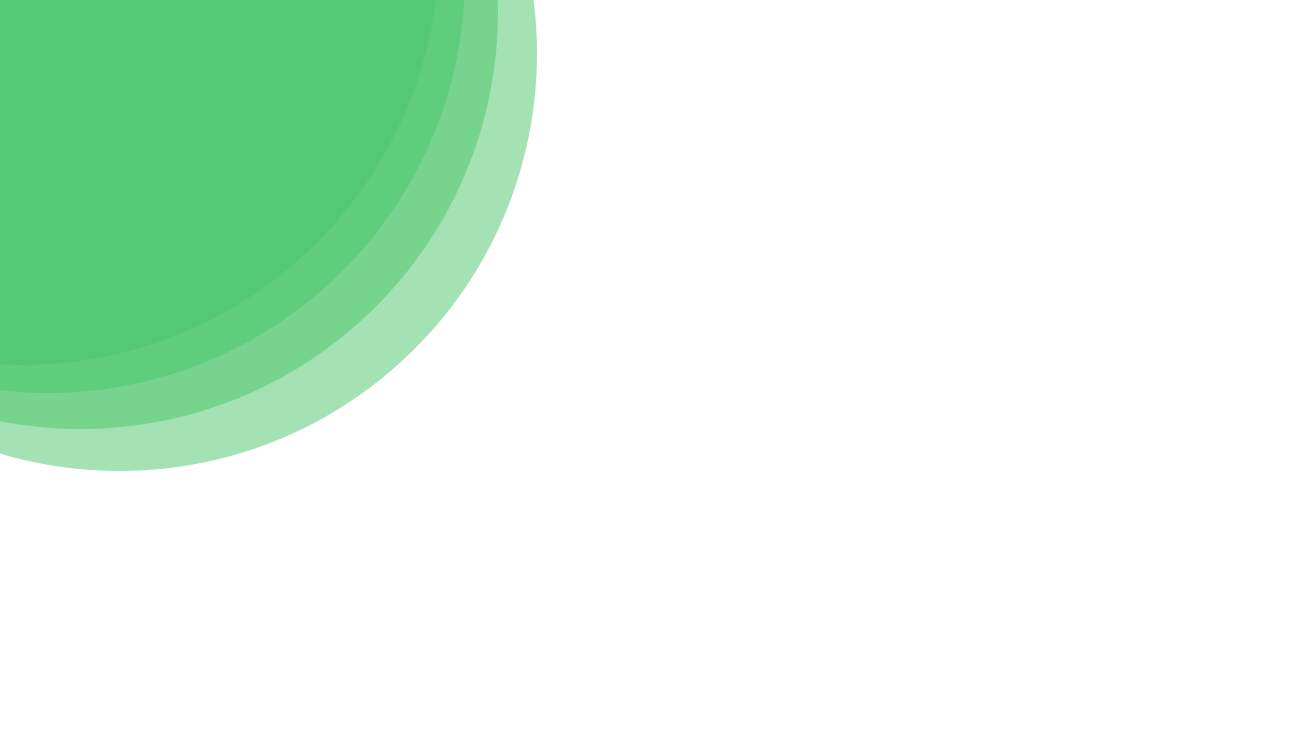
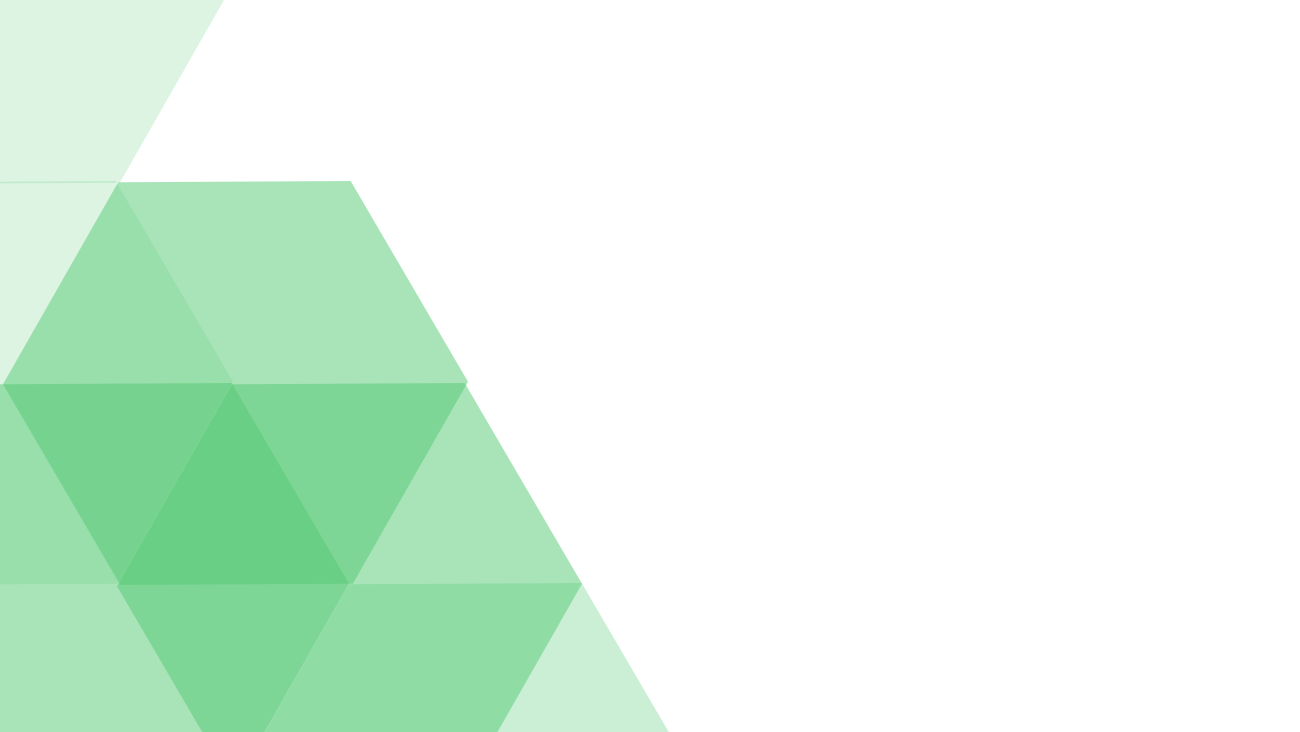
Layered file, before and after one edit (w=1300, h=732). Changes by layer:
removed layer "Ellipse 1 copy 3" (was 50%) over (0, 0, 537, 471)
removed layer "Ellipse 1 copy 2" (was 50%) over (0, 0, 498, 429)
removed layer "Ellipse 1 copy" (was 50%) over (0, 0, 465, 393)
removed layer "Ellipse 1" (was 50%) over (0, 0, 436, 365)
added layer "Polygon 1 copy 3" (20%) above "Polygon 1 copy 5" over (0, 181, 233, 585)
added layer "Polygon 1 copy 5" (20%) above "Polygon 1 copy 2" over (0, 0, 224, 184)
added layer "Polygon 1 copy 2" (50%) above "Polygon 1 copy 4" over (3, 181, 468, 585)
added layer "Polygon 1 copy 4" (30%) above "Polygon 1 copy" over (264, 583, 669, 732)
added layer "Polygon 1 copy" (50%) above "Polygon 1" over (117, 383, 582, 732)
added layer "Polygon 1" (50%) above "Background" over (0, 383, 349, 732)
